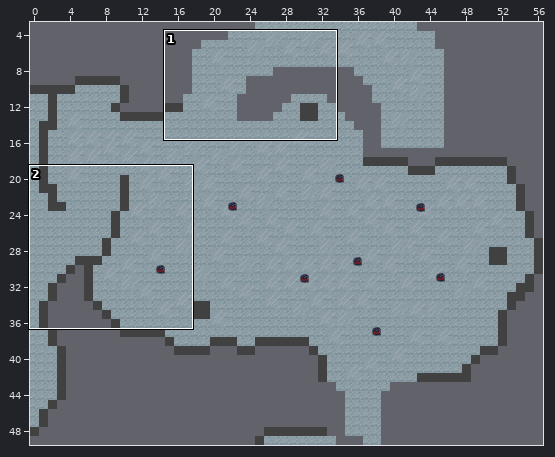
A Tiled map gets an edit: map3.tmx. Above: a wide view before the commit, with the close-up outlined.
Close-up. Before the commit:
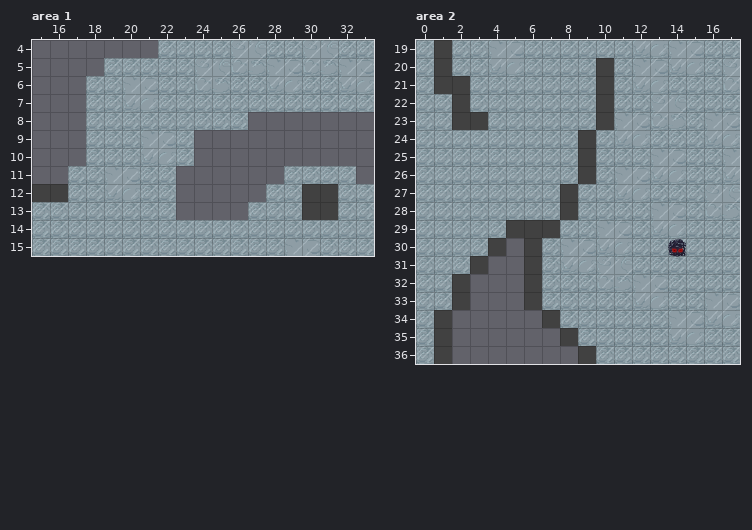
Cells are 32x32 px. Shown: area 1 x 15..33, y 4..15; area 2 x 0..17, y 19..36. The commit also changed other parts of the map, which this record leaves out.
Now the later version:
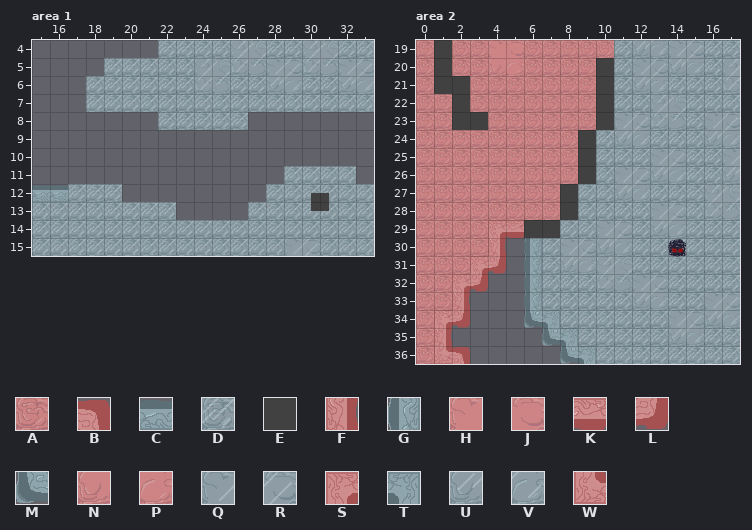
Key: from "tileset": A 0, B 6, C 8, D 10, E 15, F 20, G 21, H 28, J 29, K 33, L 34, M 35, N 42, P 43, Q 53, R 54, S 59, T 65, U 67, V 68, W 73.
_ is an empty cell, . an unchanged one.
Objects are placed by their top-left corner, in cells (3,4 is the top-left corner of cell 3,4); size is 1x1 cell unless given.
Diff:
--- layer "plateformes", area 1
@@ x 15..31 @@
-12 EE.............EE
-13 ...............EE
+12 CC.............DD
+13 ...............DD
--- layer "plaque_1" (added), area 1
+E at 30.5,12.5
--- layer "pont" (now hidden), area 1
@@ x 17..23 @@
- 6 ...QR..
- 7 ...UV..
- 8 .DDDD..
- 9 .DDDQRD
-10 .DDDUVD
-11 DDQRDD.
-12 ..UVDD.
+ 6 ...__..
+ 7 ...__..
+ 8 .____..
+ 9 .______
+10 .______
+11 ______.
+12 ..____.
--- layer "plateformes", area 2
@@ x 0..10 @@
-19 D.DDQRDDDDD
-20 D.DDUVDDDD.
-21 D..DDDDDDD.
-22 DD.DDDDDDD.
-23 DD..DDDDDD.
-24 DDDDDDDDD..
-25 DDDDDDDDD..
-26 DDDDDDDDD..
-27 DDDDDDDD...
-28 DDDDDDDD...
-29 DDDDDE.....
-30 DDDDE.E....
-31 DDDE_.E....
-32 DDE_..E....
-33 DDE...E....
-34 DE_..._E...
-35 DE....._E..
-36 DE_....._E.
+19 A.AAHJAAAAA
+20 A.AANPAAAA.
+21 A..AAAAAAA.
+22 AA.AAAAAAA.
+23 AA..AAAAAA.
+24 AAAAAAAAA..
+25 AAAAAAAAA..
+26 AAAAAAAAA..
+27 AAAAAAAA...
+28 AAAAAAAA...
+29 AAAASK.....
+30 AAAAF.G....
+31 AAASL.G....
+32 AASL..G....
+33 AAF...G....
+34 ASL...MT...
+35 AF.....MT..
+36 AWB.....MT.
Boxes around the changes in both close-ups, in picture pixels (x1, y1, x2, y2):
changed: (32, 76, 194, 202)
changed: (302, 184, 338, 220)
changed: (416, 40, 614, 364)
